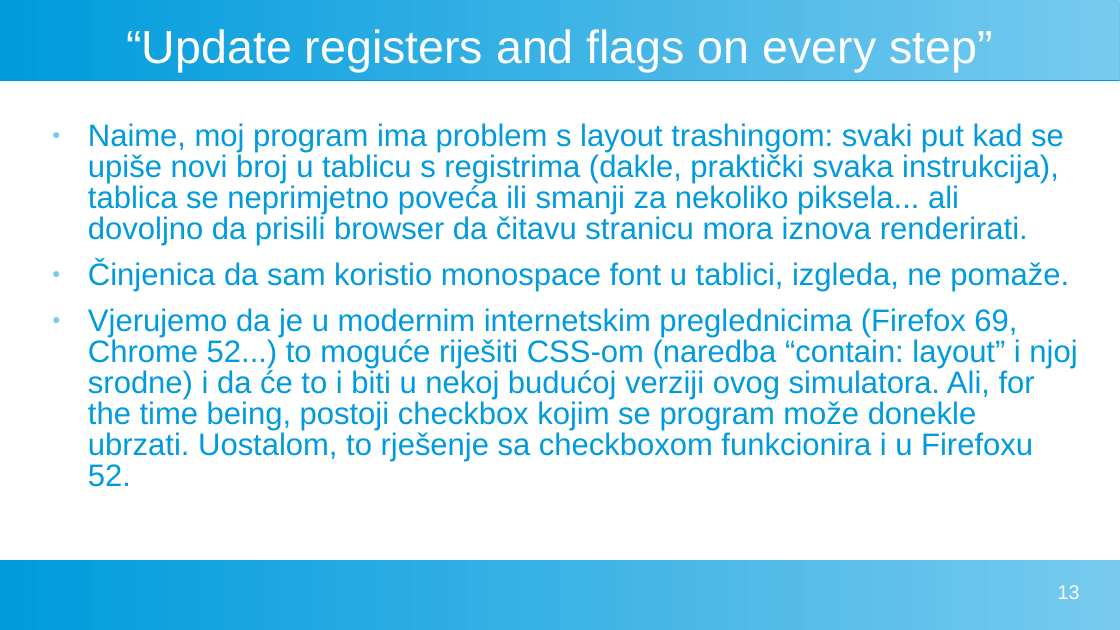
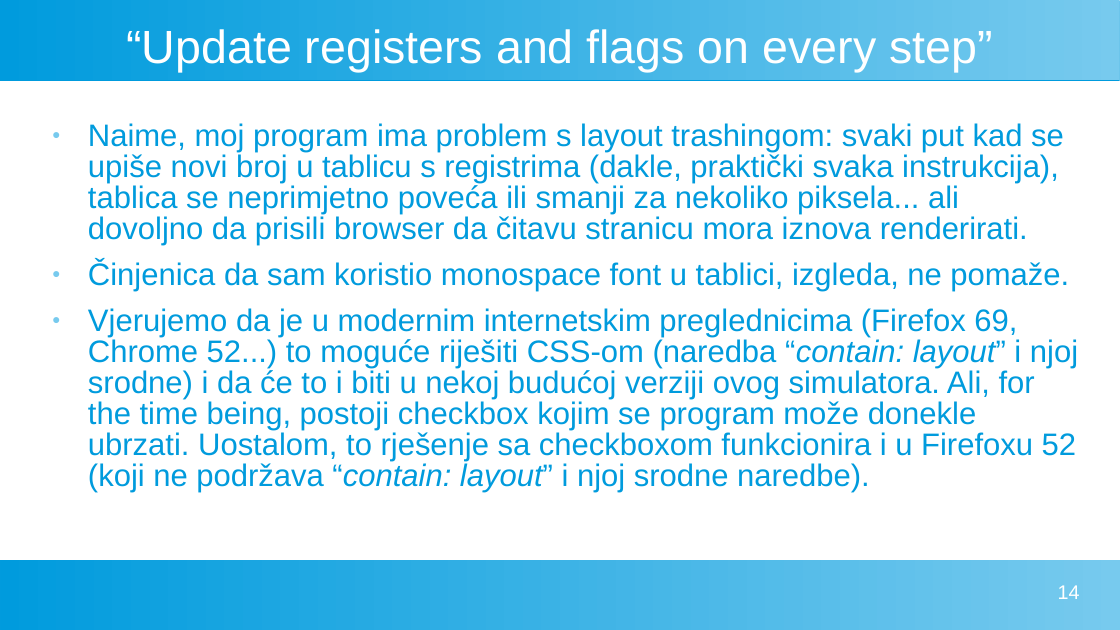
Before and after one commit to FlatAssembler/FlatAssembler.github.io, a slide deck: slide 14 of PicoBlaze/PicoBlaze.ppt (slide 13 before the commit). Drawn at 1120x630 pixels with LibreOffice and Linux fonts; fonts in the diff are those of the drawing. Boxes give left, top, right and bottom in pixels: in the first picture for what was removed or moved away, otherwise in the second. Text is boxed around its words. In the diff, an @@ line names an element or a change of style, - is before the commit and + after.

Commit message:
Warned about a few bugs in PicoBlaze Simulator in the presentation

```diff
--- a/PicoBlaze/PicoBlaze.ppt
+++ b/PicoBlaze/PicoBlaze.ppt
@@ text at (x1=88, y1=308, x2=1078, y2=492): text changed @@
-● Vjerujemo da je u modernim internetskim preglednicima (Firefox 69, Chrome 52...) to moguće riješiti CSS-om (naredba “contain: layout” i njoj srodne) i da će to i biti u nekoj budućoj verziji ovog simulatora. Ali, for the time being, postoji checkbox kojim se program može donekle ubrzati. Uostalom, to rješenje sa checkboxom funkcionira i u Firefoxu 52.
+● Vjerujemo da je u modernim internetskim preglednicima (Firefox 69, Chrome 52...) to moguće riješiti CSS-om (naredba “contain: layout” i njoj srodne) i da će to i biti u nekoj budućoj verziji ovog simulatora. Ali, for the time being, postoji checkbox kojim se program može donekle ubrzati. Uostalom, to rješenje sa checkboxom funkcionira i u Firefoxu 52 (koji ne podržava “contain: layout” i njoj srodne naredbe).
@@ page number at (x1=1058, y1=585, x2=1080, y2=599): text changed @@
-13
+14
```
Also in this commit, not shown: 4 other slides changed, 2 slides added.
